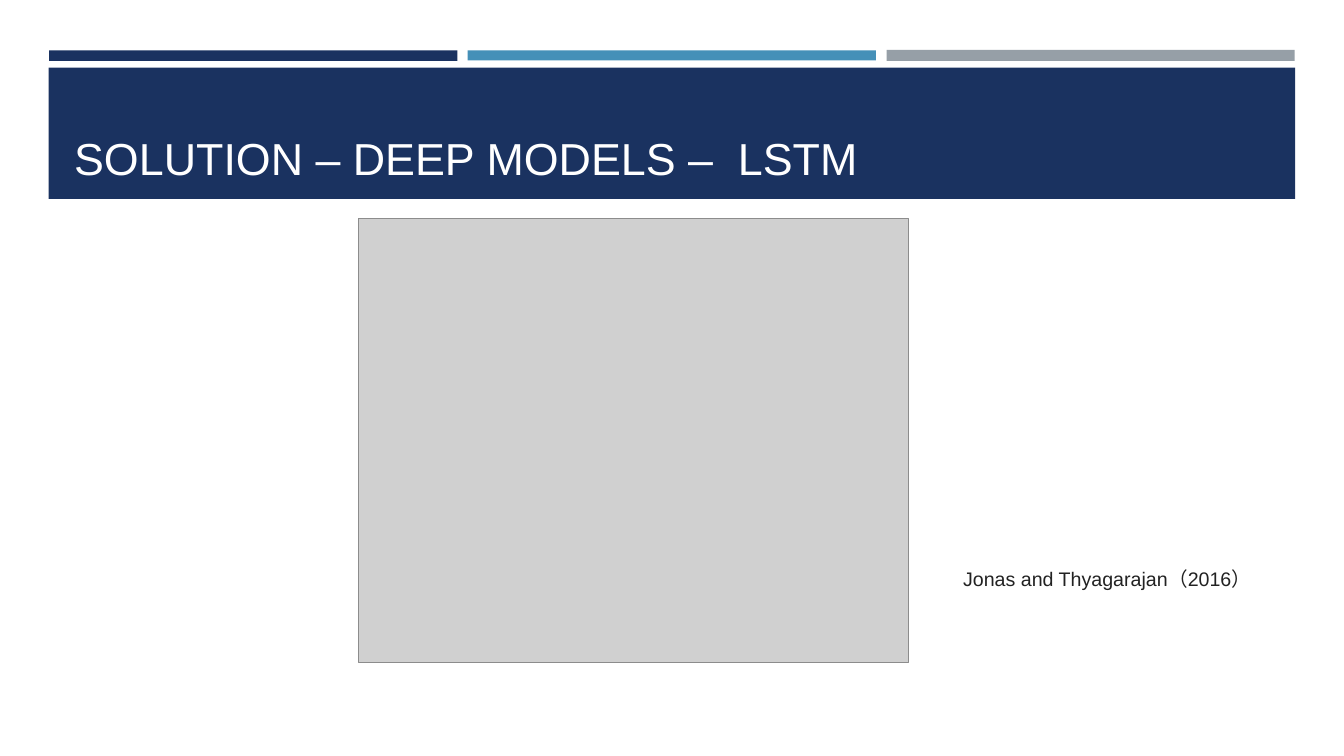
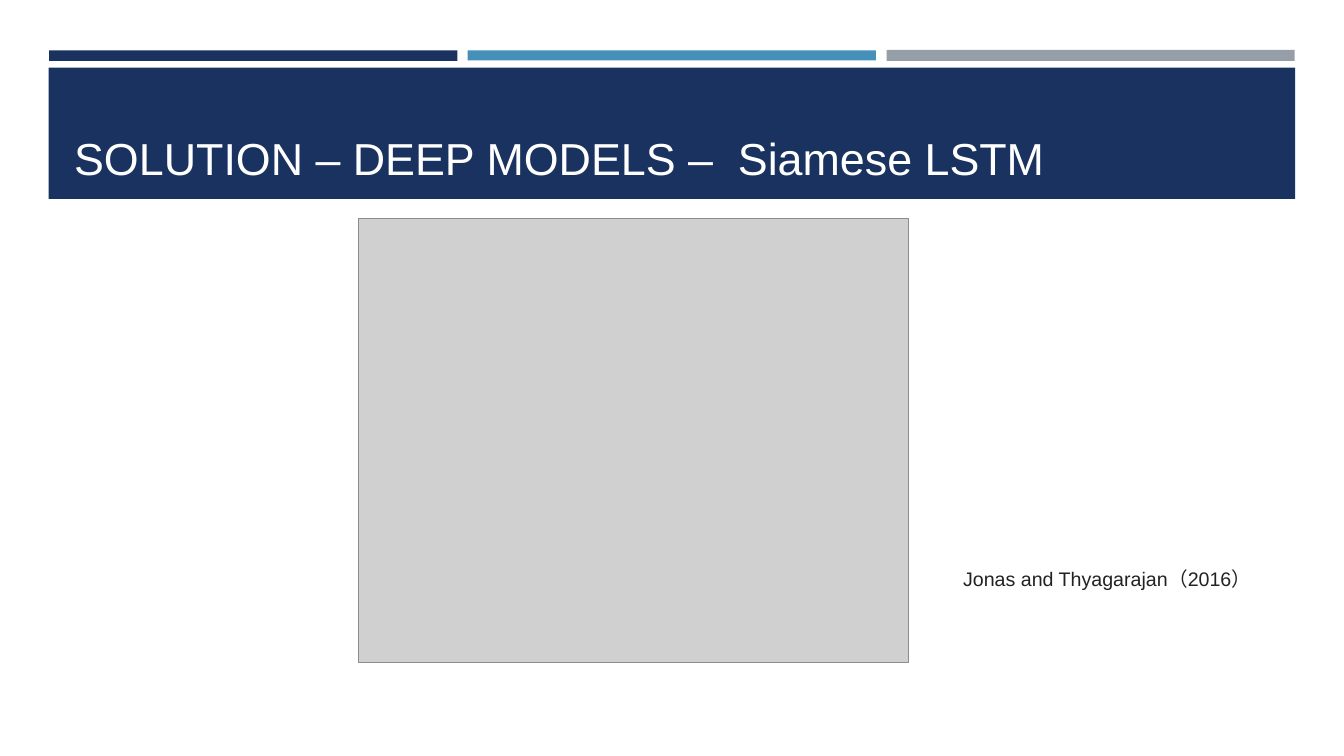
Before and after one commit to BinQian/COMP6208, a slide deck: slide 6 of report/presentation.pptx. Drawn at 1344x756 pixels with LibreOffice and Linux fonts; fonts in the diff are those of the drawing; grey boxes stand for pictures. Boxes give left, top, right and bottom in pixels: in the first picture for what was removed or moved away, otherwise in the second. Text is boxed around its words. In the diff, an @@ line names an element or a change of style, - is before the commit and + after.

```diff
--- a/report/presentation.pptx
+++ b/report/presentation.pptx
@@ title at (x1=74, y1=142, x2=1044, y2=176): text changed @@
-SOLUTION – DEEP MODELS – LSTM
+SOLUTION – DEEP MODELS – Siamese LSTM
```
Also in this commit, not shown: 4 other slides changed.
